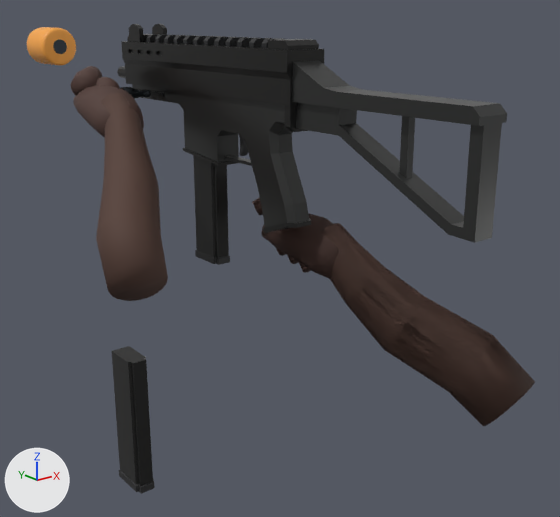
An edit to the glTF model client/public/assets/weapons/whisper.glb, drawn before and after from the same camera.
Both versions are drawn from a 50 mm lens placed at (-0.652, -0.669, 0.231), pointed at (0.105, 0.276, -0.147). Lighting does not change. The marker at lower left points along +X, +Y and +Z. The picture after the commit comes second. Where no turn or scale is listed for an object, it has been applied to the vertices. Vertices at exactly the same position are counted once.

Objects in the first picture: 'AIRSOFT_ORANGE_TIP_07 - fitted protective orange guard', 'AUTHORED mp5a5 MagazineGeometry', 'AUTHORED mp5a5 SpareMagazineGeometry', 'AUTHORED mp5a5 WeaponBodyGeometry', 'Orange tip / black inset bore', 'whisper ONE_HAND RIGHT bare anatomical forearm', 'whisper TWO_HAND LEFT bare anatomical forearm', 'whisper TWO_HAND LEFT cupped sculpted palm', 'whisper TWO_HAND LEFT opposable thumb', 'whisper TWO_HAND LEFT thenar mound', 'whisper TWO_HAND RIGHT cupped sculpted palm' and 6 more.
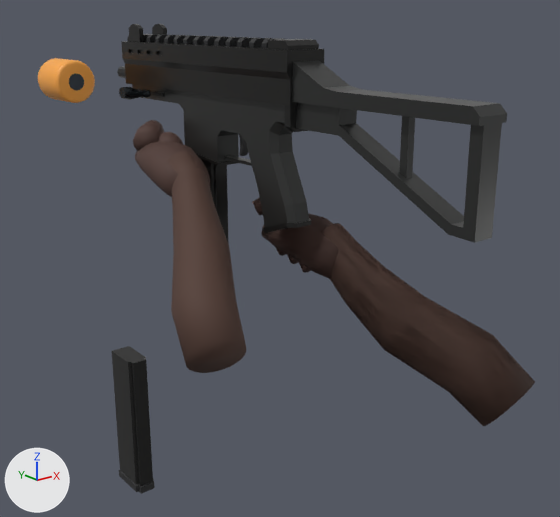
The newer file is also turned or shifted as a whole; pictures and numbers use the older file's frame.

Location of each change, (x1, y1, x2, y2) in pixels of the pictures (560 x 517 px):
'whisper TWO_HAND LEFT bare anatomical forearm', moved
    before: (96, 92, 168, 301)
    after: (167, 151, 246, 373)
'whisper TWO_HAND LEFT cupped sculpted palm', moved
    before: (73, 85, 144, 137)
    after: (135, 141, 210, 197)
'AIRSOFT_ORANGE_TIP_07 - fitted protective orange guard', moved
    before: (27, 27, 76, 65)
    after: (38, 58, 95, 103)
'whisper TWO_HAND LEFT opposable thumb', moved
    before: (71, 66, 102, 95)
    after: (133, 120, 164, 151)
'Orange tip / black inset bore', moved
    before: (53, 39, 67, 54)
    after: (69, 74, 84, 90)
'whisper TWO_HAND LEFT thenar mound', moved
    before: (96, 77, 120, 88)
    after: (159, 132, 183, 144)
'whisper ONE_HAND RIGHT bare anatomical forearm', unchanged, covered by the edit
    before: (321, 223, 535, 426)
'whisper TWO_HAND RIGHT bare anatomical forearm', unchanged, uncovered by the edit
    after: (321, 223, 535, 426)
'AUTHORED mp5a5 MagazineGeometry', unchanged, covered by the edit
    before: (193, 155, 230, 265)
    after: (200, 158, 228, 241)

The change, as a diff of the scene's bpy script:
```diff
--- a/client/public/assets/weapons/whisper.glb.py
+++ b/client/public/assets/weapons/whisper.glb.py
@@ me_whisper_two_hand_left_bare_anatomical_forearm @@
 # used by ob_whisper_two_hand_left_bare_anatomical_forearm; location = (0.0, 0.0, 0.0)
-me_whisper_two_hand_left_bare_anatomical_forearm.from_pydata(...)  # 168 vertices, 332 faces; spans x -0.229..-0.057, y 0.181..0.477, z -0.143..0.118
+me_whisper_two_hand_left_bare_anatomical_forearm.from_pydata(...)  # 168 vertices, 332 faces; spans x -0.18..-0.008, y 0.071..0.368, z -0.224..0.036
+# me_whisper_two_hand_left_bare_anatomical_forearm part 1: the whole mesh is moved by (0.049, -0.109, -0.082)
 me_whisper_two_hand_left_bare_anatomical_forearm.materials.append(mat_bare_dark_skin_forearms_10)
@@ me_whisper_two_hand_left_cupped_sculpted_palm @@
 # used by ob_whisper_two_hand_left_cupped_sculpted_palm; location = (0.0, 0.0, 0.0)
-me_whisper_two_hand_left_cupped_sculpted_palm.from_pydata(...)  # 140 vertices, 276 faces; spans x -0.1214..-0.0319, y 0.4124..0.5569, z 0.0372..0.124
+me_whisper_two_hand_left_cupped_sculpted_palm.from_pydata(...)  # 140 vertices, 276 faces; spans x -0.0725..0.017, y 0.3032..0.4477, z -0.0446..0.0422
+# me_whisper_two_hand_left_cupped_sculpted_palm part 2: the whole mesh is moved by (0.0489, -0.1092, -0.0818)
 me_whisper_two_hand_left_cupped_sculpted_palm.materials.append(mat_deep_ebony_bare_skin_09)
@@ me_whisper_two_hand_left_opposable_thumb @@
 # used by ob_whisper_two_hand_left_opposable_thumb; location = (0.0, 0.0, 0.0)
-me_whisper_two_hand_left_opposable_thumb.from_pydata(...)  # 100 vertices, 196 faces; spans x -0.1127..-0.0449, y 0.5179..0.5889, z 0.0995..0.1511
+me_whisper_two_hand_left_opposable_thumb.from_pydata(...)  # 100 vertices, 196 faces; spans x -0.0638..0.004, y 0.4087..0.4797, z 0.0178..0.0693
+# me_whisper_two_hand_left_opposable_thumb part 3: the whole mesh is moved by (0.0489, -0.1092, -0.0818)
 me_whisper_two_hand_left_opposable_thumb.materials.append(mat_deep_ebony_bare_skin_09)
@@ me_sphere_020 @@
 # used by ob_whisper_two_hand_left_thenar_mound; location = (-0.063, 0.525, 0.11)
-me_sphere_020.from_pydata(...)  # 362 vertices, 720 faces; spans x -0.023..0.023, y -0.03..0.03, z -0.025..0.025
+me_sphere_020.from_pydata(...)  # 362 vertices, 720 faces; spans x 0.0259..0.0719, y -0.1392..-0.0792, z -0.1068..-0.0568
+# me_sphere_020 part 4: the whole mesh is moved by (0.0489, -0.1092, -0.0818)
 me_sphere_020.materials.append(mat_deep_ebony_bare_skin_09)
@@ ob_airsoft_orange_tip_07___fitted_protective_orange_guard @@
 ob_airsoft_orange_tip_07___fitted_protective_orange_guard = bpy.data.objects.new('AIRSOFT_ORANGE_TIP_07 - fitted protective orange guard', me_cylinder)
-ob_airsoft_orange_tip_07___fitted_protective_orange_guard.location = (0.0, 0.88, 0.172)
+ob_airsoft_orange_tip_07___fitted_protective_orange_guard.location = (-0.075, 0.65, 0.123)
@@ ob_orange_tip___black_inset_bore @@
 ob_orange_tip___black_inset_bore = bpy.data.objects.new('Orange tip / black inset bore', me_cylinder_001)
-ob_orange_tip___black_inset_bore.location = (0.0, 0.881, 0.172)
+ob_orange_tip___black_inset_bore.location = (-0.075, 0.651, 0.123)
```
